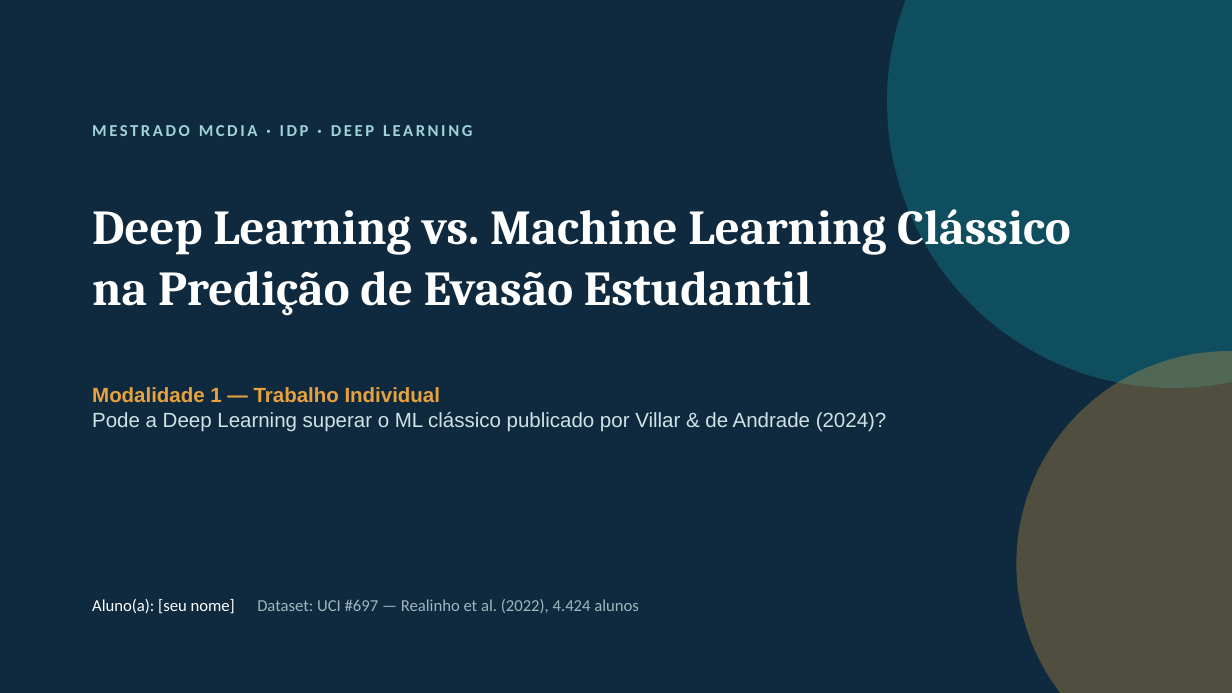
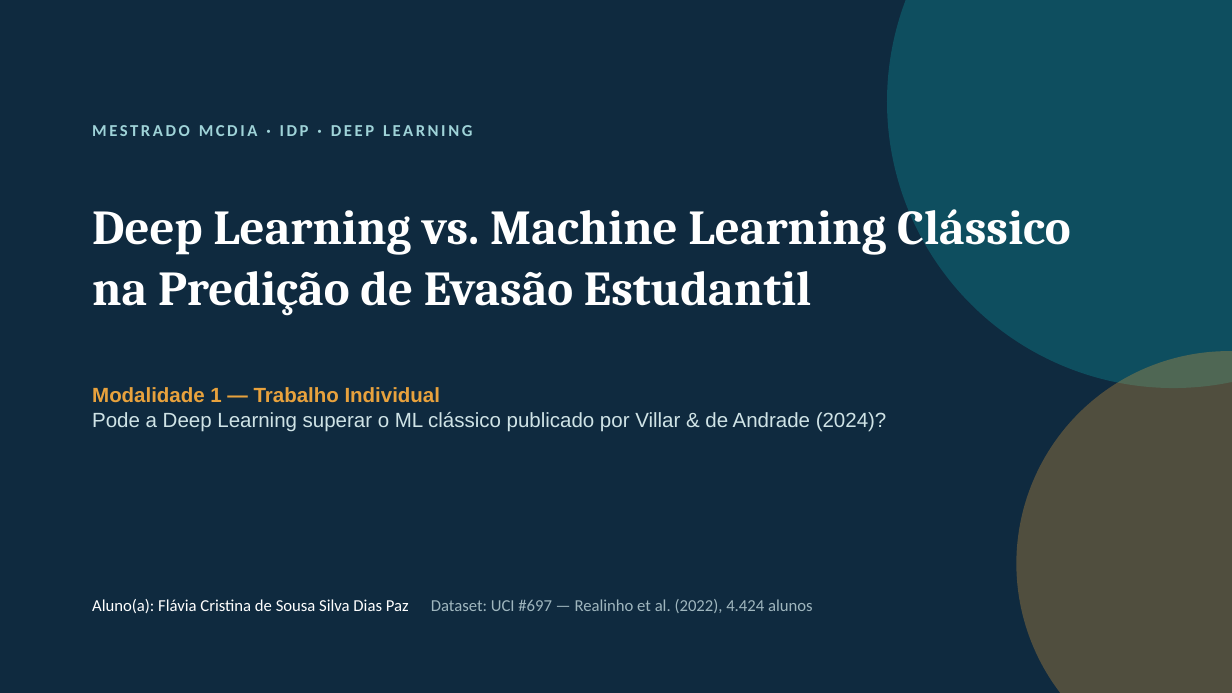
Before and after one commit to fcristina72-ai/Trabalho_Final_DL, a slide deck: slide 1 of apresentacao_evasao.pptx. Drawn at 1232x693 pixels with LibreOffice and Linux fonts; fonts in the diff are those of the drawing. Boxes give left, top, right and bottom in pixels: in the first picture for what was removed or moved away, otherwise in the second. Text is boxed around its words. In the diff, an @@ line names an element or a change of style, - is before the commit and + after.

Commit message:
Preenche nome do autor e link do repositorio no relatorio e slides

```diff
--- a/apresentacao_evasao.pptx
+++ b/apresentacao_evasao.pptx
@@ text at box(92, 599, 813, 613): text changed @@
-Aluno(a): [seu nome] Dataset: UCI #697 — Realinho et al. (2022), 4.424 alunos
+Aluno(a): Flávia Cristina de Sousa Silva Dias Paz Dataset: UCI #697 — Realinho et al. (2022), 4.424 alunos
```
Also in this commit, not shown: 1 other slide changed, 3 other files.
